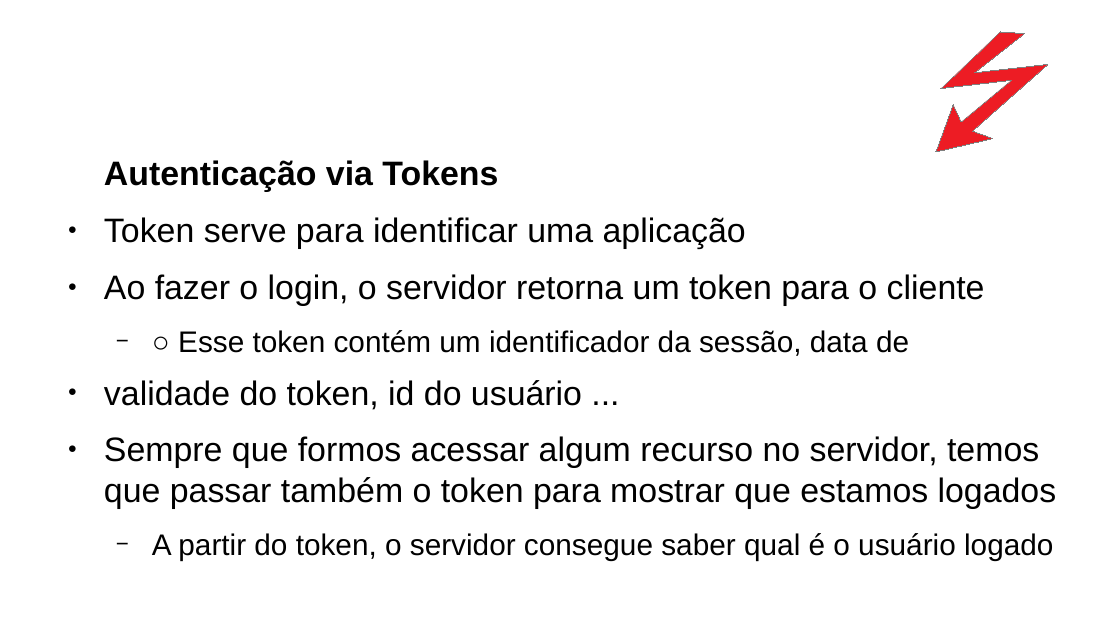
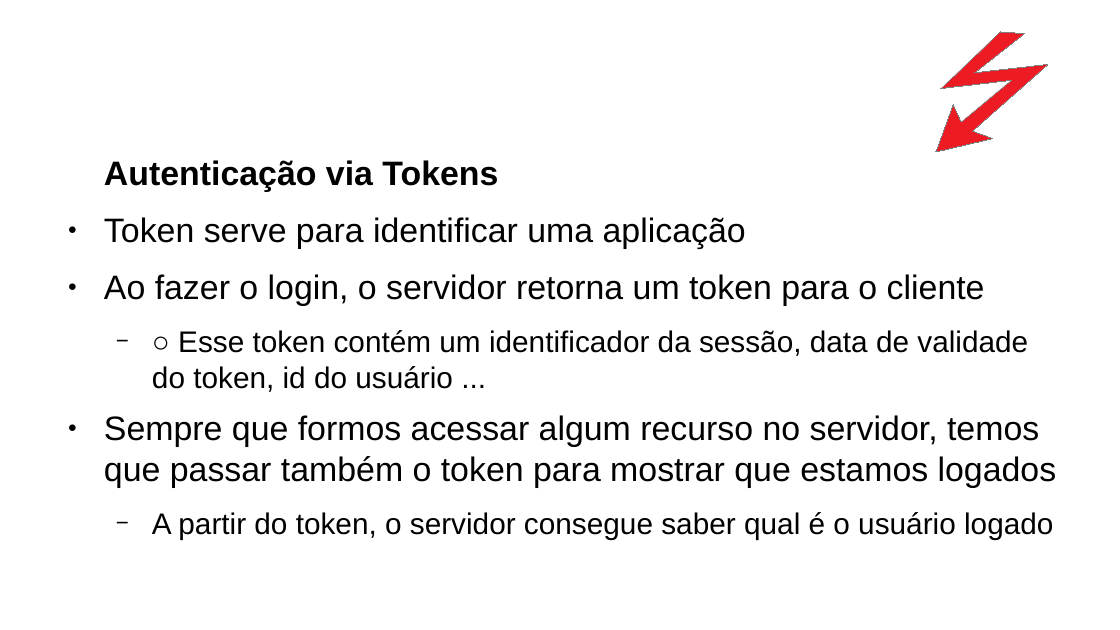
Before and after one commit to CCastro01/PIW-2019_1, a slide deck: slide 37 of SLIDES/14-Refatoração do Projeto CRUD.odp (slide 36 before the commit). Drawn at 1120x630 pixels with LibreOffice and Linux fonts; fonts in the diff are those of the drawing; background and template pictures are left out. Boxes give left, top, right and bottom in pixels: in the first picture for what was removed or moved away, otherwise in the second. Text is boxed around its words. In the diff, an @@ line names an element or a change of style, - is before the commit and + after.

```diff
--- a/SLIDES/14-Refatoração do Projeto CRUD.odp
+++ b/SLIDES/14-Refatoração do Projeto CRUD.odp
@@ text at [152, 330, 1028, 392]: text changed @@
-  − ○ Esse token contém um identificador da sessão, data de
-● validade do token, id do usuário ...
+  − ○ Esse token contém um identificador da sessão, data de validade do token, id do usuário ...
```
Also in this commit, not shown: 17 other slides changed, 1 slide added, 2 other files.
